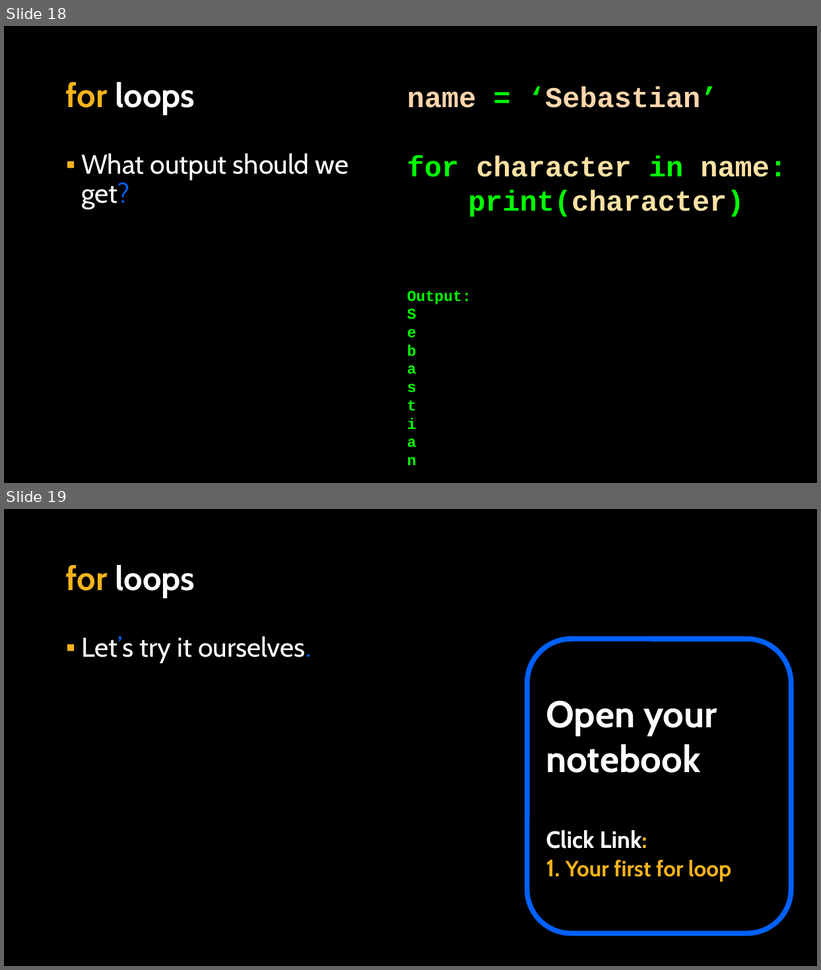
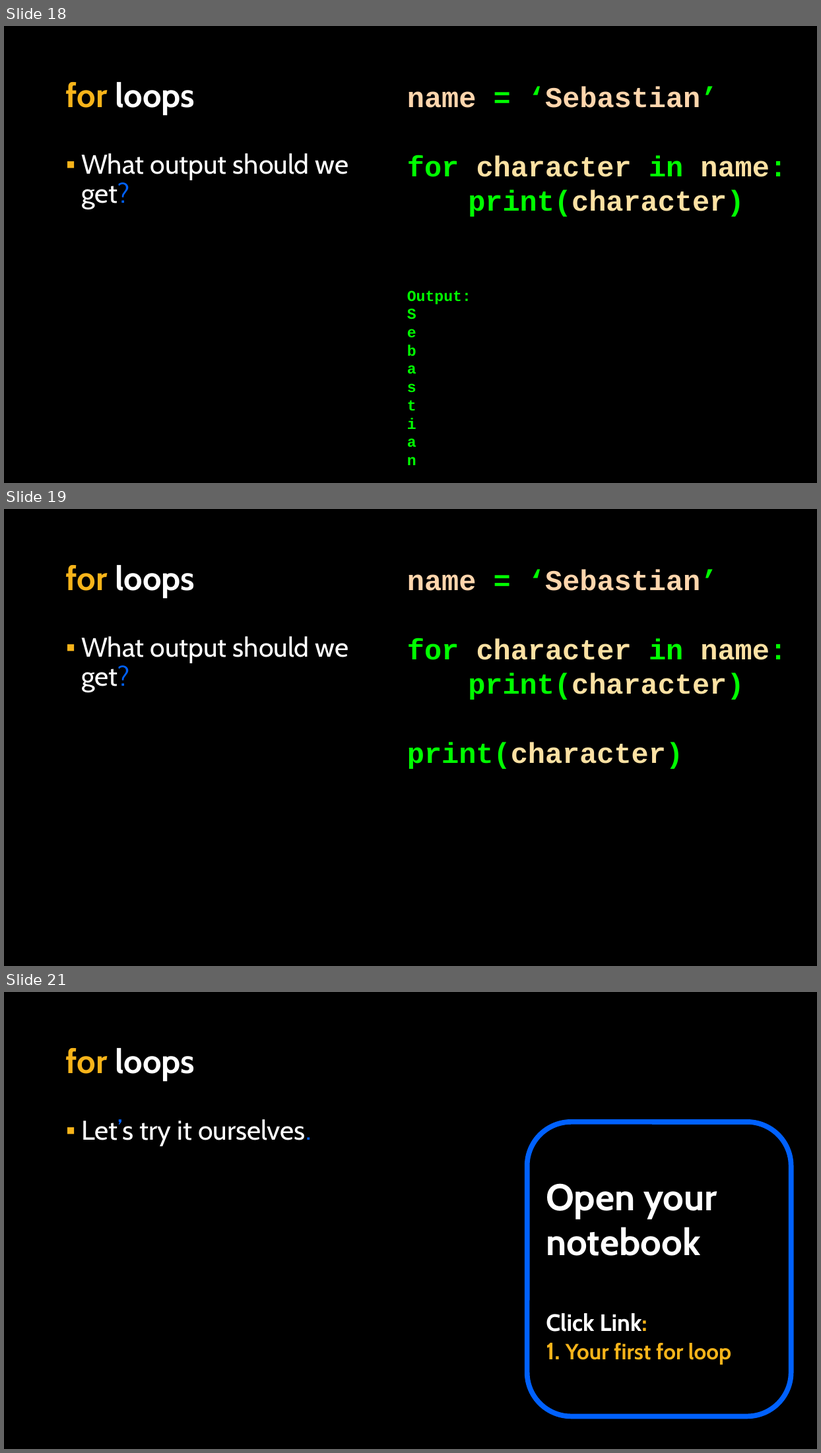
Before and after one commit to APS106/APS106-winter-2024-kinsella-goodfellow, a slide deck: lectures/week6/lecture1/slides/week6_lecture1.pptx. Shown one above the other, each under a label of ours: slides 18 and 19 before the commit, slides 18, 19 and 21 after it; the slides between them are not shown. The pictures are 821x970 and 821x1453 pixels, drawn with LibreOffice and Linux fonts; fonts in the diff are those of the drawing; background and template pictures are left out. Boxes give left, top, right and bottom in pixels: in the first picture for what was removed or moved away, otherwise in the second. Text is boxed around its words. In the diff, an @@ line names an element or a change of style, - is before the commit and + after.

```diff
--- a/lectures/week6/lecture1/slides/week6_lecture1.pptx
+++ b/lectures/week6/lecture1/slides/week6_lecture1.pptx
@@ slide 19 added at [4, 509, 817, 966], background picture (left out) @@
@@ title added at [66, 565, 195, 597], 39.6 pt, text #FFFFFF, bold @@
+for loops
@@ text added at [407, 569, 787, 769], 34 pt, text #FCE1A3, bold @@
+name = ‘Sebastian’
+for character in name:
+print(character)
+print(character)
@@ text added at [81, 636, 349, 692], 32 pt, text #FFFFFF @@
+▪ What output should we get?
@@ what was slide 19 is now slide 21 @@
```
Also in this commit, not shown: 1 other slide added, 5 other files.
